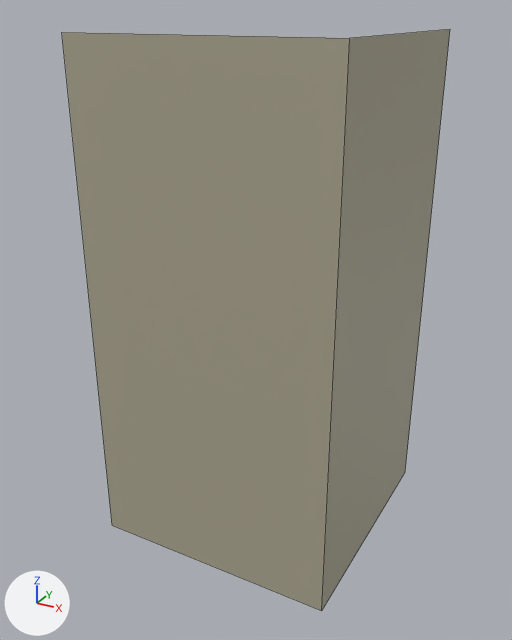
Before and after pictures for a commit that changed the FBX model PlantMan/Assets/Models/S_b_corner.fbx.
The view is the same before and after, from a 50 mm camera at (3.5, -3.75, 4.14) aimed at (0.95, 0.88, 1.82). The axes (+X, +Y, +Z) are drawn at lower left. The lights are the same throughout. Mesh edges are drawn as thin lines. Where no turn or scale is listed for an object, it has been applied to the vertices.

Objects in the first picture: 'b_corner'.
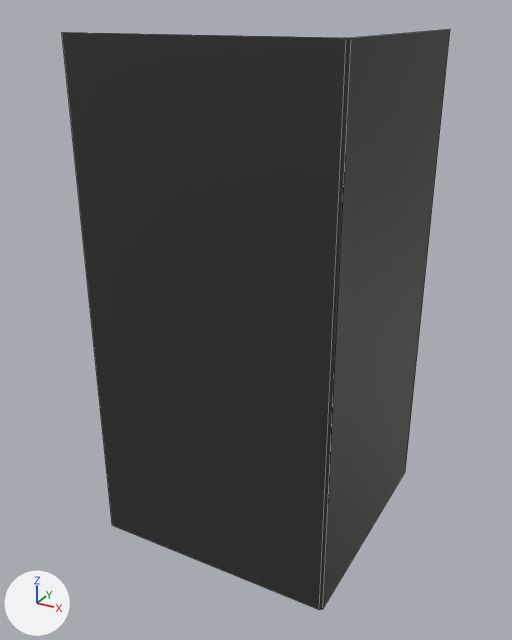
Pixel boxes (x1, y1, x2, y2) of what changed, in the pictures (512 x 640 px):
'b_corner', reshaped: before (62, 29, 450, 611); after (62, 29, 450, 610)

The change, as a list of edits to the scene's bpy script:
```text
Add mat_metal:
    mat_metal = principled_material('metal')
    mat_metal.base_color = (0.03, 0.028, 0.028)  # black #302f2f
Change me_mesh:
    where me_mesh.from_pydata(...)  # 6 vertices, 2 faces; spans x 0.0..2.0, y 0.0..2.0, z 0.0..4.0
    used by ob_b_corner; location = (0.0, 0.0, 0.0)
    verts and faces of me_mesh; kept vertices keep their numbers, new ones are numbered from 6
    before: 0 (0.0, 0.0, 0.0) at pixel (112, 525), 1 (2.0, 2.0, 0.0) at pixel (405, 471), 2 (0.0, 0.0, 4.0) at pixel (61, 32), 3 (2.0, 2.0, 4.0) at pixel (450, 29), 4 (2.0, 0.0, 0.0) at pixel (321, 610)
    before: 5 (2.0, 0.0, 4.0) at pixel (349, 38)
    remove me_mesh.materials.append(mat_brick)  # grey #aea893
    me_mesh part 1
    add delete_vertices([5])  # with the faces that use them
    add verts[4] = (2.0, 0.02, 0.0)  # moved, pixel (322, 609)
    add verts[6] = (1.98, 0.0, 0.0)  # pixel (319, 609)
    add verts[7] = (1.98, 0.0, 4.0)  # pixel (346, 37)
    add verts[8] = (2.0, 0.02, 4.0)  # pixel (351, 37)
    add faces += [(0, 6, 7, 2), (1, 3, 8, 4), (4, 8, 7, 6)]
    add me_mesh.materials.append(mat_metal)  # black #302f2f
```
